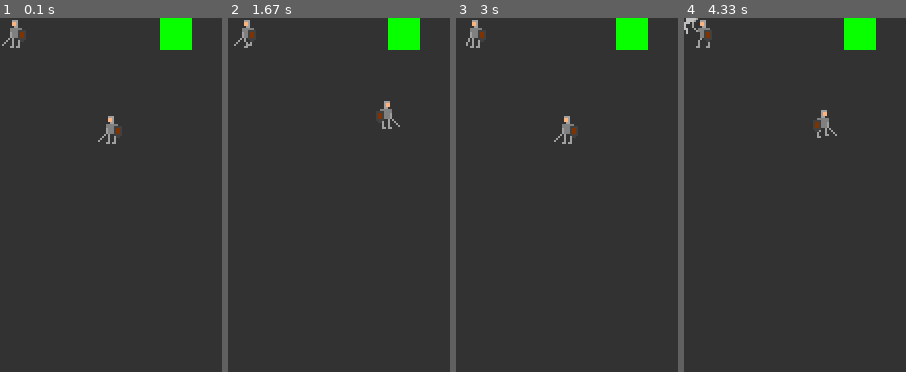
Above: before the commit, frames 1-4 (left to right).
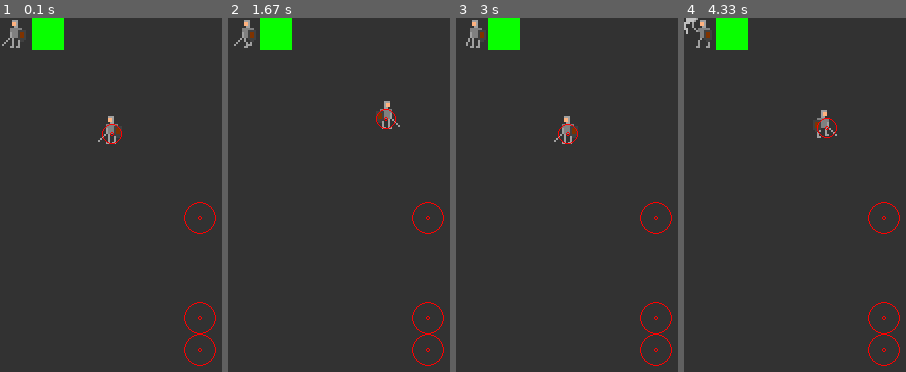
Above: after the commit, the same moments.

Repository: alexan32/my-pygame
Game: pygame game, started from Main.py
The game is run twice, just before and just after one commit, with the same random seed, the same clock (stepped at 60 frames per second) and the same inputs.
Inputs:
- Up to frame 1 (0.1 s): no input
- Up to frame 2 (1.67 s): hold Right 0.33-0.8 s; hold Up 0.83-1.13 s; hold Right 1.17-1.63 s
- Up to frame 3 (3 s): hold Left 1.67-2.2 s; tap E at 1.82 s; hold Down 2.23-2.53 s; hold Left 2.57-2.97 s
- Up to frame 4 (4.33 s): hold Up 3-3.37 s; tap E at 3.15 s; hold Right 3.4-4.03 s; hold Down from 4.07 s (still down)

The runs differ from the first frame. In frame 1, 3.0% of the frame differs, in the area x 14-98%, y 0-99%; in frame 2, 3.0%; in frame 3, 3.0%; in frame 4, 3.0%.

Commit message:
circle collision, image refactor

Diff:
--- a/Main.py
+++ b/Main.py
@@ -3,6 +3,7 @@
 from util_classes import *
 from util_functions import *
 from player import playerObject
+from wall import wallObject, movableObject, movableMover
 
 
 # LOGGING
@@ -32,23 +33,17 @@
 # OBJECT INIT
 player_controller = controller()
 
-# image module
-test_img = image((64,0), "resources/character.png", screen)
 frames = strip_from_sheet("resources/knight_combined.png", 32, 32, 13)
-test_sprite = spriteAnimation(frames, screen)
+test_sprite = spriteObject((0,0), frames, screen)
 
-# gameobject
-test_gameobj = gameObject((0, 0))
-test_imageobj = imageObject((160, 0), test_img)
+test_image = imageObject((32,0), "resources/character.png", screen)
 
-# player
 player = playerObject((96,96), player_controller, screen)
 
-#if it has an update(self, dt) it goes here
-update_list=[test_sprite, player]
+wall = wallObject((200,200), screen)
 
-# if it has a render() it goes here
-render_list=[test_img, test_sprite, player]
+movable = movableObject((200, 300), screen)
+movableTwo = movableObject((200, 332), screen)
 
 
 # GAME LOOP
@@ -64,15 +59,15 @@
 
     player_controller.update()
 
-    for obj in update_list:
-        obj.update(dt)
+    for key in gameobject_dict:
+        gameobject_dict[key].update(dt)
 
 
     # RENDER----------------------------
     screen.fill(background)
 
-    for obj in render_list:
-        obj.render()
+    for key in gameobject_dict:
+        gameobject_dict[key].render()
 
     pygame.display.update()
 
--- /dev/null
+++ b/hitbox.py
@@ -0,0 +1,95 @@
+import pygame
+import gamemath
+from util_abstractclasses import positionClass
+
+
+class hitbox(positionClass):
+
+    def __init__(self, draw=False, screen=None):
+        positionClass.__init__(self)
+        self.draw = draw
+        self.screen = screen
+        self.shape = None
+
+    def get_shape(self):
+        return self.shape
+
+    def collides(self, hb):
+        return False
+
+    def point_in_hitbox(self, point):
+        return False
+
+
+class circle(hitbox):
+
+    def __init__(self, radius, draw=False, screen=None):
+        hitbox.__init__(self, draw=draw, screen=screen)
+        self.shape = 'circle'
+        self.radius = radius
+
+    def point_in_hitbox(self, pos):
+        if gamemath.distance_between_two_points((self.x, self.y),pos) < self.radius:
+            return True
+        return False
+
+    def collides(self, hb):
+        if hb.shape =='circle':
+            if gamemath.distance_between_two_points(self.get_position(), hb.get_position()) < self.radius + hb.radius:
+                return True
+        elif hb.shape =='rectangle':
+            coords = self.get_position()
+            if hb.point_in_hitbox(coords):
+                return True
+            if gamemath.distance_between_two_points(coords, gamemath.closest_point_in_rectangle(coords, hb.rect)) < self.radius:
+                return True
+        return False
+
+    def render(self):
+        if self.draw:
+            try:
+                pygame.draw.circle(self.screen, (255, 0, 0), (int(self.x), int(self.y)), self.radius, 1)    # circle border
+                pygame.draw.circle(self.screen, (255, 0, 0), (int(self.x), int(self.y)), 2, 1)              # circle center
+            except TypeError as err:
+                print(err)
+                self.draw = False
+
+
+class rectangle(hitbox):
+
+    def __init__(self, w, h, draw=False, screen=None):
+        hitbox.__init__(self, draw=draw, screen=screen)
+        self.rect = pygame.Rect(self.x, self.y, self.x+w, self.y+h)
+        self.shape = 'rectangle'
+
+    def get_position(self):
+        return (self.rect.x, self.rect.y)
+
+    def set_position(self, x, y):
+        self.rect.topleft = x,y
+
+    def increment_position(self, dx, dy):
+        self.rect.center = self.rect.topleft + dx, self.rect.topleft[1] + dy
+
+    def point_in_hitbox(self, pos):
+        if self.rect.collidepoint(pos):
+            return True
+        return False
+
+    def collides(self, hb):
+        if hb.shape == 'circle':
+            if gamemath.distance_between_two_points(hb.get_position(), gamemath.closest_point_in_rectangle(hb.get_position(), self.rect)) < hb.radius:
+                return True
+            return False
+        elif hb.shape == 'rectangle':
+            return self.rect.colliderect(hb.rect)
+        return False
+
+    def render(self):
+        if self.draw:
+            try:
+                pygame.draw.rect(self.screen, (255, 0, 0), self.rect, 1)                # the rectangle
+                pygame.draw.circle(self.screen,(255, 0, 0), (self.rect.center), 2, 1)   # center of rect
+            except TypeError as err:
+                print(err)
+                self.draw = False
--- a/player.py
+++ b/player.py
@@ -1,19 +1,25 @@
 from util_classes import (spriteState,
                         stateMachine,
                         gameObject)
-
-from util_functions import strip_from_sheet
+from hitbox import circle
+from util_abstractclasses import collidableClass
+from util_functions import strip_from_sheet, checkForCollision
 
 
-class playerObject(gameObject):
+class playerObject(gameObject, collidableClass):
 
     def __init__(self, pos, controller, screen):
-        gameObject.__init__(self, pos, id='player')
+        gameObject.__init__(self, pos, material='movable', id='player')
 
         self.speed = 0.05
+        self.controller = controller
+
+        # HITBOX
+        # create circle hitbox w/ radius 16, set it to render, position it with player
+        collidableClass.__init__(self, circle(10, True, screen), pos=(self.x, self.y), offset=(16,20))
+
+        # GRAPHICS
         self.flip_sprite = False
-        self.controller = controller    # controller updated outside of class
-
         frames = strip_from_sheet("resources/knight_combined.png", 32, 32, 13)
         animations = {
             'idle' : spriteState('idle', frames[:1], screen),
@@ -22,8 +28,6 @@
         }
         self.spriteHandler = stateMachine('idle', animations)
 
-    def render(self):
-        self.spriteHandler.render_at(self.x, self.y, self.flip_sprite)
 
     def update(self, dt):
         input = self.controller.get_input()
@@ -38,19 +42,27 @@
         if input['down']:
             y += self.speed
 
-        if x != 0:
-            self.increment_position(dt*x, 0)
-            if x < 0:
-                self.flip_sprite = False
-            else:
-                self.flip_sprite = True
-        if y != 0:
-            self.increment_position(0, dt*y)
+        if (x != 0 or y != 0):
+            if x != 0:
+                self.increment_position(dt*x, 0)
+                if x < 0:
+                    self.flip_sprite = False
+                else:
+                    self.flip_sprite = True
+
+            if y != 0:
+                self.increment_position(0, dt*y)
+
+            checkForCollision(self)
 
         self.handle_sprite(x, y, input)
         self.spriteHandler.update(dt)
+        gameObject.update(self, dt)
 
-        gameObject.update(self, dt)
+
+    def increment_position(self, dx, dy):
+        gameObject.increment_position(self, dx, dy)
+        self.hitbox.set_position(self.x + self.hitbox_offset[0], self.y + self.hitbox_offset[1])
 
 
     def handle_sprite(self, dx, dy, input):
@@ -63,3 +75,8 @@
 
         elif (dx == 0 and dy == 0) and self.spriteHandler.current_state.key not in ['attack', 'idle']:
             self.spriteHandler.set_state('idle')
+
+
+    def render(self):
+        self.spriteHandler.render_at(self.x, self.y, self.flip_sprite)
+        self.hitbox.render()
--- a/util_abstractclasses.py
+++ b/util_abstractclasses.py
@@ -1,11 +1,61 @@
 import logging
 from util_functions import (
     collidable_list,
-    add_collidable_to_list
+    add_collidable_to_list,
+    add_gameobject_to_dict,
+    remove_gameobject_from_dict,
+    generate_id
     )
 
 logger=logging.getLogger()
 logger.setLevel(logging.DEBUG)
+
+
+class positionClass:
+
+    def __init__(self, pos=(0,0)):
+        self.x, self.y = pos
+
+    def set_position(self, x, y):
+        self.x, self.y = x, y
+
+    def increment_position(self, dx, dy):
+        self.x += dx
+        self.y += dy
+
+    def get_position(self):
+        return (self.x, self.y)
+
+
+"""
+    the gameObject class:
+
+    material: describes how the game object should be treated in collision detection. ie 'Wall' or 'Moveable.'
+    flag: describes the type or class of object. ie 'Player', 'Enemy', or 'Trigger.'
+    id: all gameobjects instances should have a unique id. Can be used to access that instance from the gameobject_dict.
+    pos: tuple describing the position of the gameobject.
+"""
+
+class gameObject(positionClass):
+
+    def __init__(self, pos, material=None, flag=None, id=None):
+        positionClass.__init__(self, pos)
+        self.material = material
+        self.flag = flag
+        if id == None:
+            self.id = generate_id()
+        else:
+            self.id = id
+        add_gameobject_to_dict(self)
+
+    def destroy(self):
+        remove_gameobject_from_dict(self)
+
+    def update(self, dt):
+        pass
+
+    def render(self):
+        pass
 
 
 class triggerClass:
@@ -15,14 +65,13 @@
         # do something
 
 
-class positionClass:
+class collidableClass:
 
-    def __init__(self, pos):
-        self.x, self.y = pos
+    def __init__(self, hitbox, pos=(0,0), offset=(0,0)):
+        self.hitbox = hitbox
+        self.hitbox_offset = offset
+        self.hitbox.set_position(pos[0] + offset[0], pos[1] + offset[1])
+        collidable_list.append(self)
 
-    def set_position(self, x, y):
-        self.x, self.y = x, y
-
-    def increment_position(self, dx, dy):
-        self.x += dx
-        self.y += dy
+    def render_hitbox(self):
+        self.hitbox.render()
--- a/util_classes.py
+++ b/util_classes.py
@@ -23,42 +23,15 @@
 # ---------------------------------------------------------------------
 # GAME OBJECTS
 # ---------------------------------------------------------------------
-"""
-    the gameObject class:
-
-    material: describes how the game object should be treated in collision detection. ie 'Wall' or 'Moveable.'
-    flag: describes the type or class of object. ie 'Player', 'Enemy', or 'Trigger.'
-    id: all gameobjects instances should have a unique id. Can be used to access that instance from the gameobject_dict.
-    pos: tuple describing the position of the gameobject.
-"""
-
-class gameObject(positionClass):
-
-    def __init__(self, pos, material=None, flag=None, id=None):
-        positionClass.__init__(self, pos)
-        self.material = material
-        self.flag = flag
-        if id == None:
-            self.id = util_functions.generate_id()
-        else:
-            self.id = id
-        util_functions.add_gameobject_to_dict(self)
-
-    def destroy(self):
-        util_functions.remove_gameobject_from_dict(self)
-
-    def update(self, dt):
-        pass
-
-    def render(self):
-        pass
+
+
 
 
 class imageObject(gameObject):
 
-    def __init__(self, pos, image, material=None, flag=None, id=None):
+    def __init__(self, pos, path, screen, material=None, flag=None, id=None):
         gameObject.__init__(self, pos, material=material, flag=flag, id=id)
-        self.image = image
+        self.image = image(pos, path, screen)
         self.image.set_position(self.x, self.y)
 
     def increment_position(self, dx, dy):
@@ -75,25 +48,24 @@
 
 class spriteObject(gameObject):
 
-    def __init__(self, pos, sprite_animation, material=None, flag=None, id=None):
+    def __init__(self, pos, frames, screen, material=None, flag=None, id=None):
         gameObject.__init__(self, pos, material=material, flag=flag, id=id)
-        self.sprite_animation = sprite_animation
+        self.sprite = spriteAnimation(frames, screen)
+
 
     def increment_position(self, dx, dy):
         gameObject.increment_position(self, dx, dy)
-        self.sprite_animation.set_position(self.x, self.y)
+        self.sprite.set_position(self.x, self.y)
 
     def set_position(self, x, y):
         gameObject.set_position(self, x, y)
-        self.sprite_animation.set_position(self.x, self.y)
-
-    def render(self):
-        self.sprite_animation.render()
-        gameObject.render(self)
+        self.sprite.set_position(self.x, self.y)
+
+    def render(self):
+        self.sprite.render()
 
     def update(self, dt):
-        gameObject.update(self, dt)
-        self.sprite_animation.update(dt)
+        self.sprite.update(dt)
 
 # ---------------------------------------------------------------------
 # IMAGES
--- a/util_functions.py
+++ b/util_functions.py
@@ -1,5 +1,6 @@
 import logging
 import pygame
+import gamemath
 
 # LOGGING
 logger=logging.getLogger()
@@ -14,6 +15,7 @@
 counter = 0
 gameobject_dict = {}
 collidable_list = []
+render_list = []
 
 def generate_id():
     global counter
@@ -57,3 +59,120 @@
             location = (frame_width * i, frame_height*j)
             frames.append(sheet.subsurface(pygame.Rect(location,(frame_width, frame_height))))
     return frames
+
+
+# ---------------------------------------------------------------------
+# COLLISION
+# ---------------------------------------------------------------------
+
+
+"""should be called by a gameobject whenever it is moving"""
+
+def checkForCollision(mover):
+    for obj in collidable_list:
+        if obj != mover and mover.hitbox.collides(obj.hitbox):
+            handleCollision(mover, obj)
+
+def checkForCollisionIgnore(mover, ignoreList):
+
+    for obj in collidable_list:
+        if obj != mover and obj not in ignoreList and mover.hitbox.collides(obj.hitbox):
+            handleCollision(mover, obj)
+
+"""determines how gameobjects should behave when a collision occurs"""
+
+def handleCollision(objOne, objTwo):
+    # MATERIAL
+    if objOne.material == objTwo.material:
+        move = physicsCollision(objOne, objTwo)
+        # move objOne back 1/2 move
+        objOne.hitbox.increment_position(move[0][0] * move[1] * -0.5, move[0][1] * move[1] * -0.5)
+        objOne.set_position(objOne.hitbox.get_position()[0] - objOne.hitbox_offset[0], objOne.hitbox.get_position()[1]- objOne.hitbox_offset[1])
+        # move objTwo forward 1/2 move
+        objTwo.hitbox.increment_position(move[0][0] * move[1] * 0.5, move[0][1] * move[1] * 0.5)
+        objTwo.set_position(objTwo.hitbox.get_position()[0] - objTwo.hitbox_offset[0], objTwo.hitbox.get_position()[1]- objTwo.hitbox_offset[1])
+        # prevent from getting pushed through other objects
+        checkForCollisionIgnore(objTwo, [objOne])
+    elif objOne.material == 'solid' and objTwo.material == 'movable':
+        pass
+
+    elif objOne.material == 'movable' and objTwo.material == 'solid':
+        move = physicsCollision(objOne, objTwo)
+        objOne.hitbox.increment_position(move[0][0] * -move[1], move[0][1] * -move[1])
+        objOne.set_position(objOne.hitbox.get_position()[0] - objOne.hitbox_offset[0], objOne.hitbox.get_position()[1]- objOne.hitbox_offset[1])
+
+    elif objOne.material is None or objTwo.material is None:
+        pass
+
+    else:
+        logger.warn('unhandled collision between gameObjects {} and {}'.format(objOne.id, objTwo.id))
+
+    # FLAG
+
+def physicsCollision(objOne, objTwo):
+    if objOne.hitbox.shape == 'circle':
+        if objTwo.hitbox.shape == 'rectangle':
+            # self.circle_on_rectangle(objOne, objTwo)
+            pass
+
+        elif objTwo.hitbox.shape == 'circle':
+            return circle_on_circle(objOne, objTwo)
+
+    elif objOne.hitbox.shape == 'rectangle':
+        if objTwo.hitbox.shape == 'rectangle':
+            # self.rectangle_on_rectangle(x, y, hb)
+            pass
+
+        elif objTwo.hitbox.shape == 'circle':
+            # self.rectangle_on_circle(objOne, objTwo)
+            pass
+
+
+def rectangle_on_circle(self, x, y, hb):
+    if hb.property_flag == 'wall':
+        closest_point = gamemath.closest_point_in_rectangle(hb.get_position(), self.hitbox.rect)
+        # calculate the angle:
+        theta = gamemath.radians_between_two_points(closest_point, hb.get_position())
+            # calculate the distance of the intersect:
+        d = hb.radius - gamemath.distance_between_two_points(closest_point, hb.get_position())
+        # move back d
+        xy = gamemath.get_xy_move(theta)
+        self.hitbox.increment_position(xy[0]*-d, xy[1]*-d)
+        self.set_position_by_tuple(self.hitbox.get_position())
+
+
+def circle_on_rectangle(self, x, y, hb):
+    if hb.property_flag == 'wall':
+        closest_point = gamemath.closest_point_in_rectangle(self.hitbox.get_position(), hb.rect)
+        # calculate the angle:
+        theta = gamemath.radians_between_two_points(self.hitbox.get_position(), closest_point)
+        # calculate the distance of the intersect:
+        d = self.hitbox.radius - gamemath.distance_between_two_points(self.hitbox.get_position(), closest_point)
+        # move back d
+        xy = gamemath.get_xy_move(theta)
+        self.hitbox.increment_position(xy[0]*-d, xy[1]*-d)
+        self.set_position_by_tuple(self.hitbox.get_position())
+
+
+def circle_on_circle(objOne, objTwo):
+    hbOne = objOne.hitbox
+    hbTwo = objTwo.hitbox
+    theta = gamemath.radians_between_two_points(hbOne.get_position(), hbTwo.get_position())
+    d = objTwo.hitbox.radius + hbOne.radius - gamemath.distance_between_two_points(hbOne.get_position(), hbTwo.get_position())
+    xy = gamemath.get_xy_move(theta)
+    return (xy, d)
+    # hbOne.increment_position(xy[0]*-d, xy[1]*-d)
+    # objOne.set_position(hbOne.get_position()[0] - objOne.hitbox_offset[0], hbOne.get_position()[1]- objOne.hitbox_offset[1])
+
+
+def rectangle_on_rectangle(self, x, y, hb):
+    if hb.property_flag == 'wall':
+        if x > 0: # Moving right; Hit the left side of the wall
+            self.hitbox.rect.right = hb.rect.left
+        elif x < 0: # Moving left; Hit the right side of the wall
+            self.hitbox.rect.left = hb.rect.right
+        if y > 0: # Moving down; Hit the top side of the wall
+            self.hitbox.rect.bottom = hb.rect.top
+        elif y < 0: # Moving up; Hit the bottom side of the wall
+            self.hitbox.rect.top = hb.rect.bottom
+        self.set_position_by_tuple(self.hitbox.get_position())
--- /dev/null
+++ b/wall.py
@@ -0,0 +1,54 @@
+from util_classes import gameObject
+from hitbox import circle
+from util_abstractclasses import collidableClass
+from util_functions import strip_from_sheet, checkForCollision
+import gamemath
+
+class wallObject(gameObject, collidableClass):
+
+    def __init__(self, pos, screen):
+        gameObject.__init__(self, pos, material='solid')
+        collidableClass.__init__(self, circle(16, True, screen), pos)
+
+
+    def render(self):
+        collidableClass.render_hitbox(self)
+
+
+class movableObject(gameObject, collidableClass):
+
+    def __init__(self, pos, screen):
+        gameObject.__init__(self, pos, material='movable')
+        collidableClass.__init__(self, circle(16, True, screen), pos)
+
+    def render(self):
+        collidableClass.render_hitbox(self)
+
+
+class movableMover(gameObject, collidableClass):
+
+    def __init__(self, pos, screen):
+        gameObject.__init__(self, pos, material='movable')
+        collidableClass.__init__(self, circle(16, True, screen), pos)
+        self.moveSpeed = 0.05
+        self.coordList = [(200,350), (400, 350)]
+        self.index = 0
+
+    def render(self):
+        collidableClass.render_hitbox(self)
+
+    def update(self, dt):
+        theta = gamemath.degrees_between_two_points((self.x, self.y), self.coordList[self.index])
+        xy = gamemath.get_xy_move(theta)
+        self.increment_position(xy[0] * self.moveSpeed * dt, xy[1] * self.moveSpeed * dt)
+        checkForCollision(self)
+
+        if gamemath.distance_between_two_points((self.x, self.y), self.coordList[self.index]) < 7:
+            self.index += 1
+            print(self.index)
+            if self.index > 1:
+                self.index = 0
+
+    def increment_position(self, dx, dy):
+        gameObject.increment_position(self, dx, dy)
+        self.hitbox.set_position(self.x + self.hitbox_offset[0], self.y + self.hitbox_offset[1])
